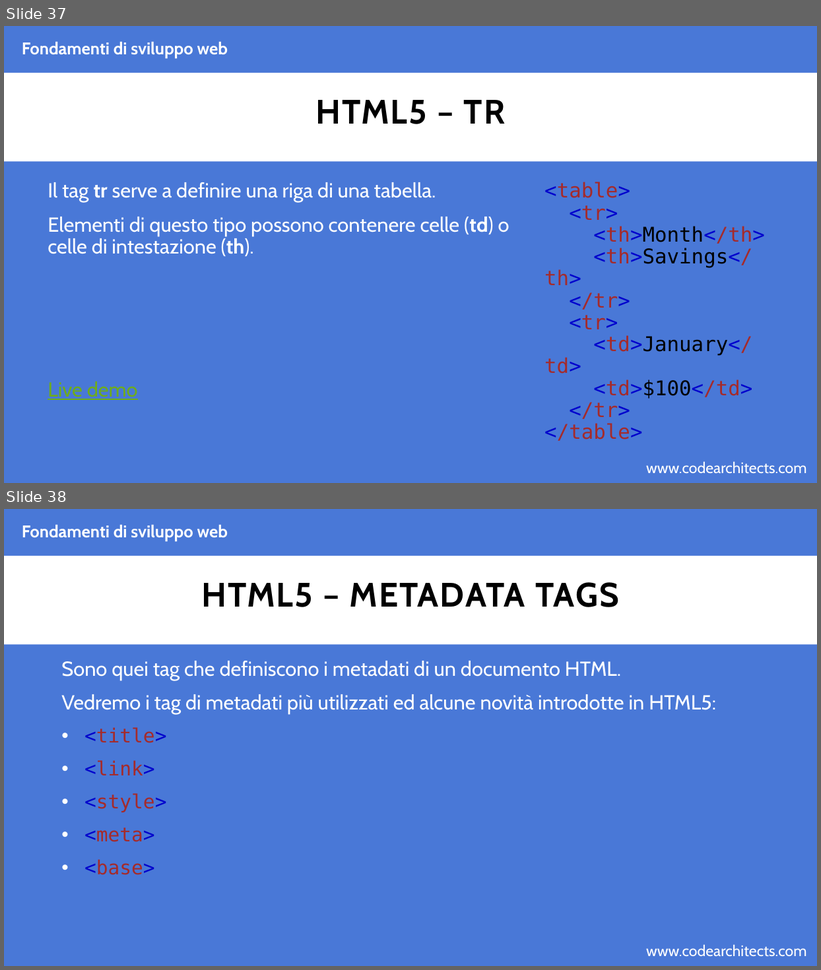
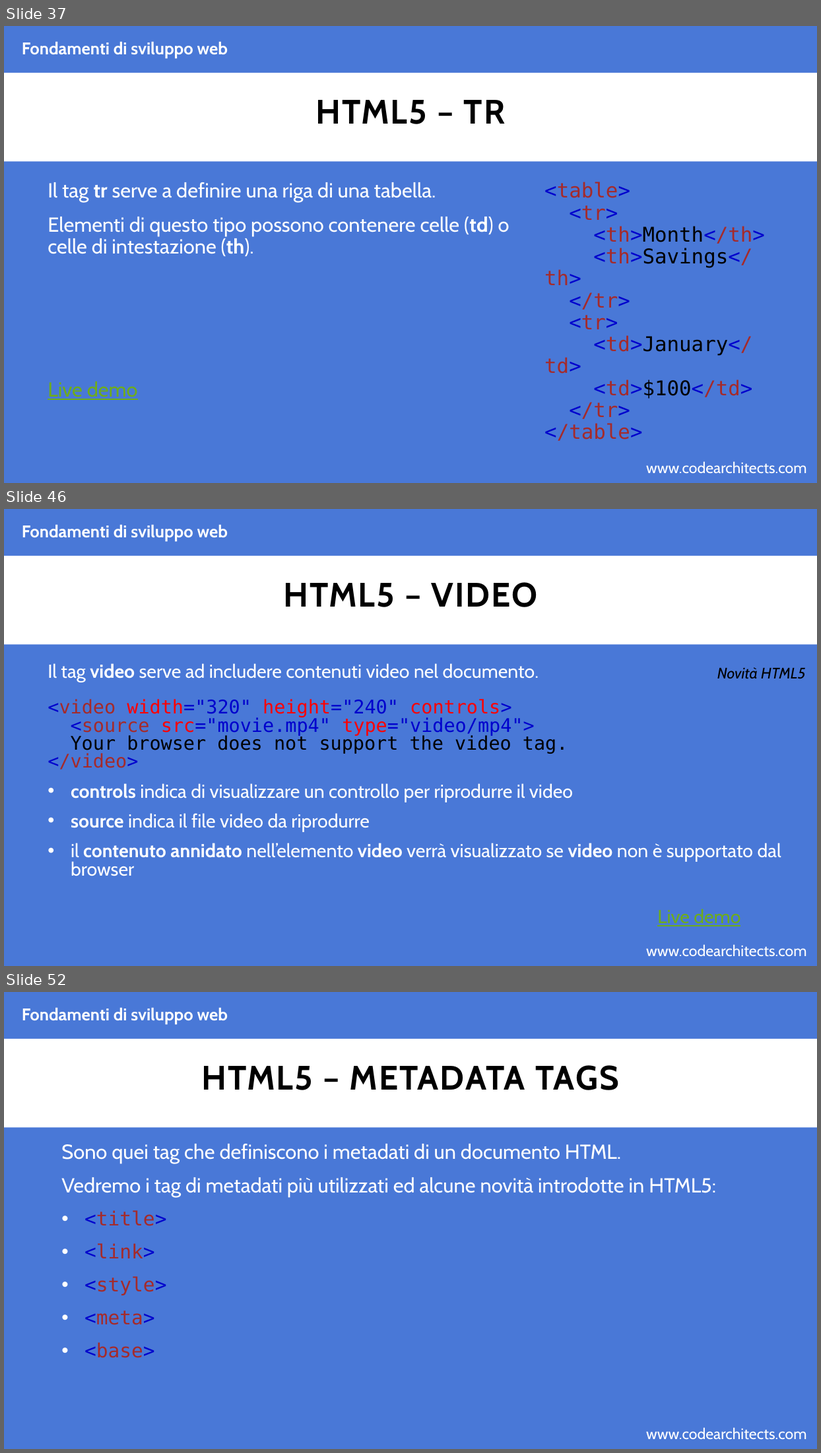
Before and after one commit to CodeArchitectsTraining/fondamenti-sviluppo-web-29052018, a slide deck: slides/html.pptx. Shown one above the other, each under a label of ours: slides 37 and 38 before the commit, slides 37, 46 and 52 after it; the slides between them are not shown. The pictures are 821x970 and 821x1453 pixels, drawn with LibreOffice and Linux fonts; fonts in the diff are those of the drawing; background and template pictures are left out. Boxes give left, top, right and bottom in pixels: in the first picture for what was removed or moved away, otherwise in the second. Text is boxed around its words. In the diff, an @@ line names an element or a change of style, - is before the commit and + after.

Commit message:
adding html slides

```diff
--- a/slides/html.pptx
+++ b/slides/html.pptx
@@ slide 46 added at (x1=4, y1=509, x2=817, y2=966), background #4978D7; not listed: 2 template elements that a slide beside it also shows @@
@@ text added at (x1=22, y1=524, x2=228, y2=541), 20 pt, text #FFFFFF, bold @@
+Fondamenti di sviluppo web
@@ title added at (x1=284, y1=582, x2=537, y2=607), 40 pt, text #000000, bold @@
+HTML5 – VIDEO
@@ text added at (x1=48, y1=663, x2=781, y2=927), 22.2 pt, text #FFFFFF @@
+Il tag video serve ad includere contenuti video nel documento.
+<video width="320" height="240" controls>
+<source src="movie.mp4" type="video/mp4">
+Your browser does not support the video tag.
+</video>
+• controls indica di visualizzare un controllo per riprodurre il video
+• source indica il file video da riprodurre
+• il contenuto annidato nell’elemento video verrà visualizzato se video non è supportato dal browser
+Live demo
@@ text added at (x1=717, y1=667, x2=805, y2=679), 18 pt, text #000000, italic @@
+Novità HTML5
@@ what was slide 38 is now slide 52 @@
```
Also in this commit, not shown: 13 other slides added, 2 other files.
